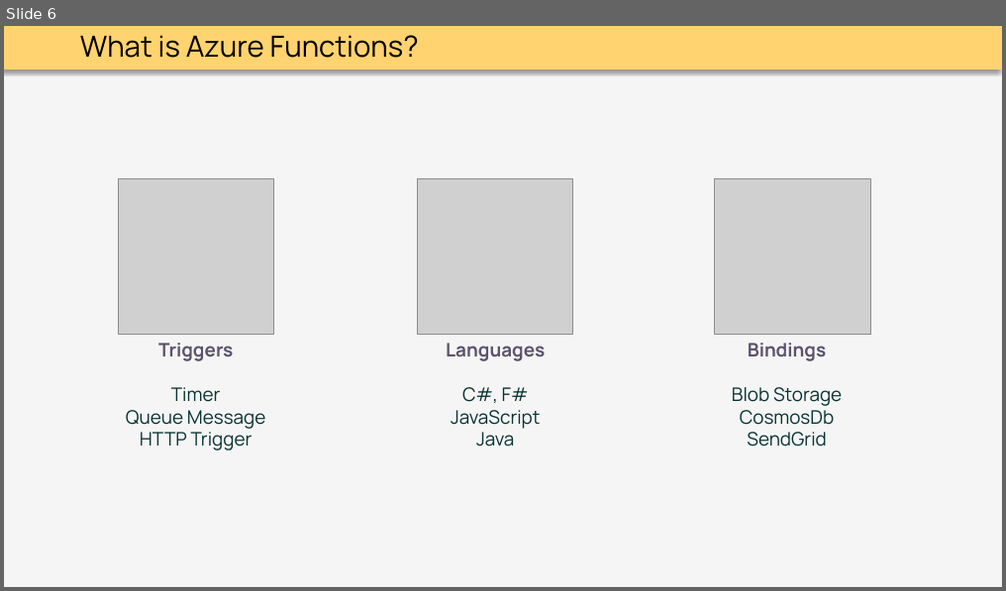
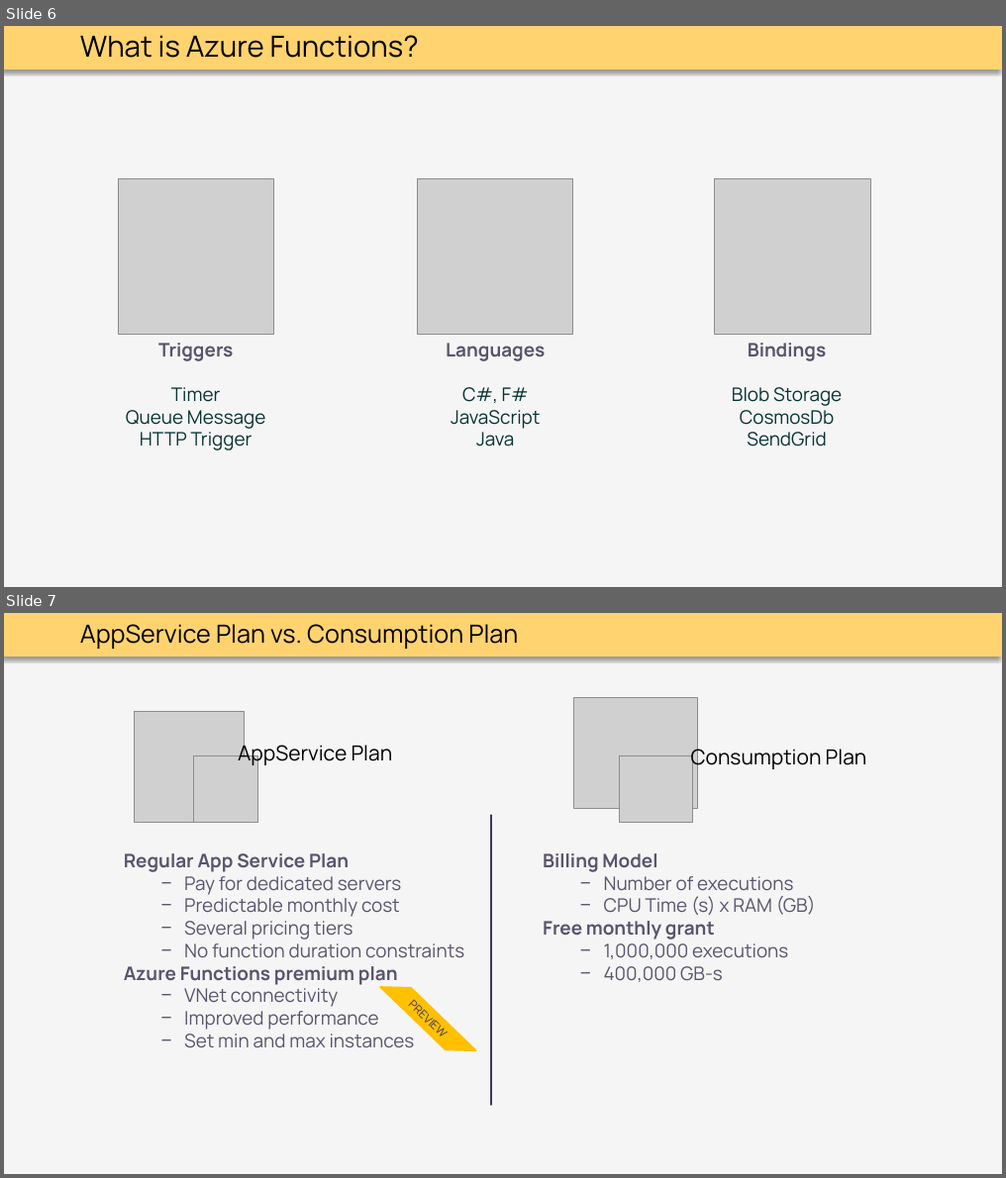
Before and after one commit to thoemmi/DurableFunctionsMeetupRosenheim, a slide deck: slides/Durable_Functions.pptx. Shown one above the other, each under a label of ours: slide 6 before the commit, slides 6 and 7 after it. The pictures are 1006x591 and 1006x1178 pixels, drawn with LibreOffice and Linux fonts; fonts in the diff are those of the drawing; grey boxes stand for pictures. Boxes give left, top, right and bottom in pixels: in the first picture for what was removed or moved away, otherwise in the second. Text is boxed around its words. In the diff, an @@ line names an element or a change of style, - is before the commit and + after.

Commit message:
update

```diff
--- a/slides/Durable_Functions.pptx
+++ b/slides/Durable_Functions.pptx
@@ slide 7 added at <box>4,613,1002,1174</box>, background #F5F5F5; not listed: 1 template element that a slide beside it also shows @@
@@ text added at <box>80,624,518,649</box>, 24 pt, text #000000 @@
+AppService Plan vs. Consumption Plan
@@ picture added at <box>573,697,698,809</box> @@
@@ picture added at <box>135,711,245,823</box> @@
@@ picture added at <box>193,757,258,823</box> @@
@@ text added at <box>238,741,393,767</box>, 20 pt, text #000000 @@
+AppService Plan
@@ picture added at <box>620,757,693,823</box> @@
@@ text added at <box>691,745,867,771</box>, 20 pt, text #000000 @@
+Consumption Plan
@@ line added from (491, 815) to (491, 1105), #3F3658 2 pt @@
@@ text added at <box>124,854,464,1049</box>, 18 pt, text #5A536D @@
+Regular App Service Plan
+  − Pay for dedicated servers
+  − Predictable monthly cost
+  − Several pricing tiers
+  − No function duration constraints
+Azure Functions premium plan
+  − VNet connectivity
+  − Improved performance
+  − Set min and max instances
@@ text added at <box>543,854,816,982</box>, 18 pt, text #5A536D @@
+Billing Model
+  − Number of executions
+  − CPU Time (s) x RAM (GB)
+Free monthly grant
+  − 1,000,000 executions
+  − 400,000 GB-s
@@ flow chart input output added at <box>380,972,476,1066</box>, fill #FFC000, outline #FFC000 1.5 pt, 11 pt, text #3F3658 @@
+PREVIEW
```
Also in this commit, not shown: 3 other slides added, 1 slide removed.
